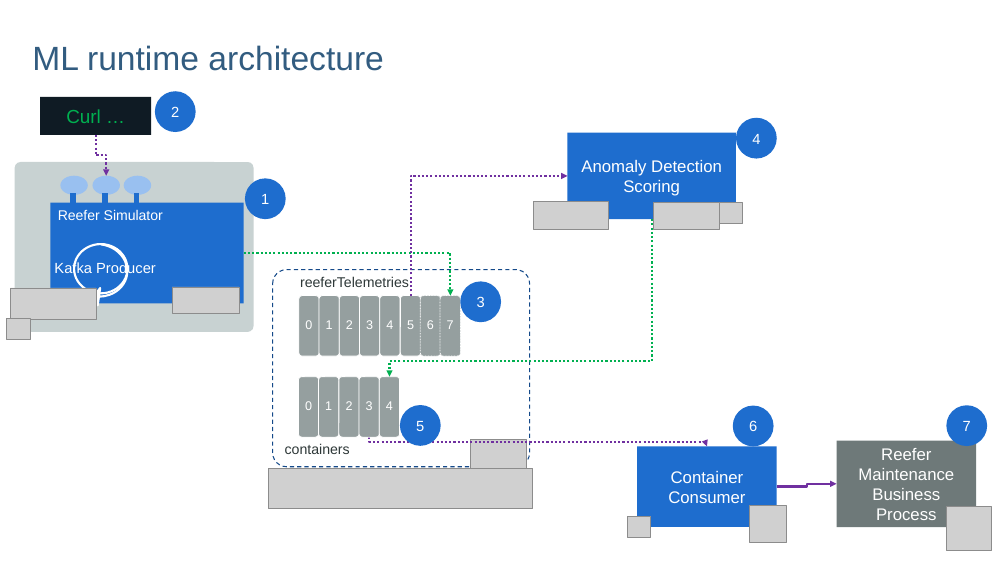
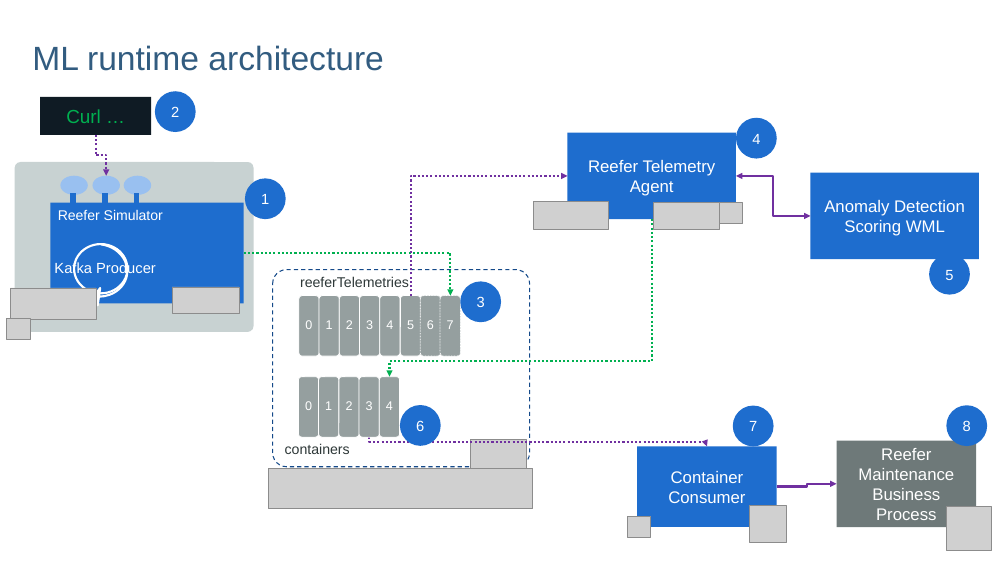
Before and after one commit to ibm-cloud-architecture/refarch-reefer-ml, a slide deck: slide 8 of diagrams.pptx (slide 6 before the commit). Drawn at 1008x567 pixels with LibreOffice and Linux fonts; fonts in the diff are those of the drawing; grey boxes stand for pictures; background and template pictures are left out. Boxes give left, top, right and bottom in pixels: in the first picture for what was removed or moved away, otherwise in the second. Text is boxed around its words. In the diff, an @@ line names an element or a change of style, - is before the commit and + after.

```diff
--- a/diagrams.pptx
+++ b/diagrams.pptx
@@ text in rectangle at <box>588,160,716,196</box>: text changed @@
-Anomaly Detection Scoring
+Reefer Telemetry Agent
@@ elbow double arrow added from (737, 176) to (811, 216), #7030A0 2 pt @@
@@ rectangle added at <box>811,172,979,259</box>, fill #1E6DCE, 16 pt, text #FFFFFF @@
+Anomaly Detection Scoring WML
@@ ellipse added at <box>929,254,970,295</box>, fill #1E6DCE, 14 pt, text #FFFFFF @@
+5
@@ text in ellipse at <box>749,421,757,431</box>: text changed @@
-6
+7
@@ text in ellipse at <box>963,420,971,431</box>: text changed @@
-7
+8
```
Also in this commit, not shown: 4 other slides changed, 2 slides added, 42 other files.
